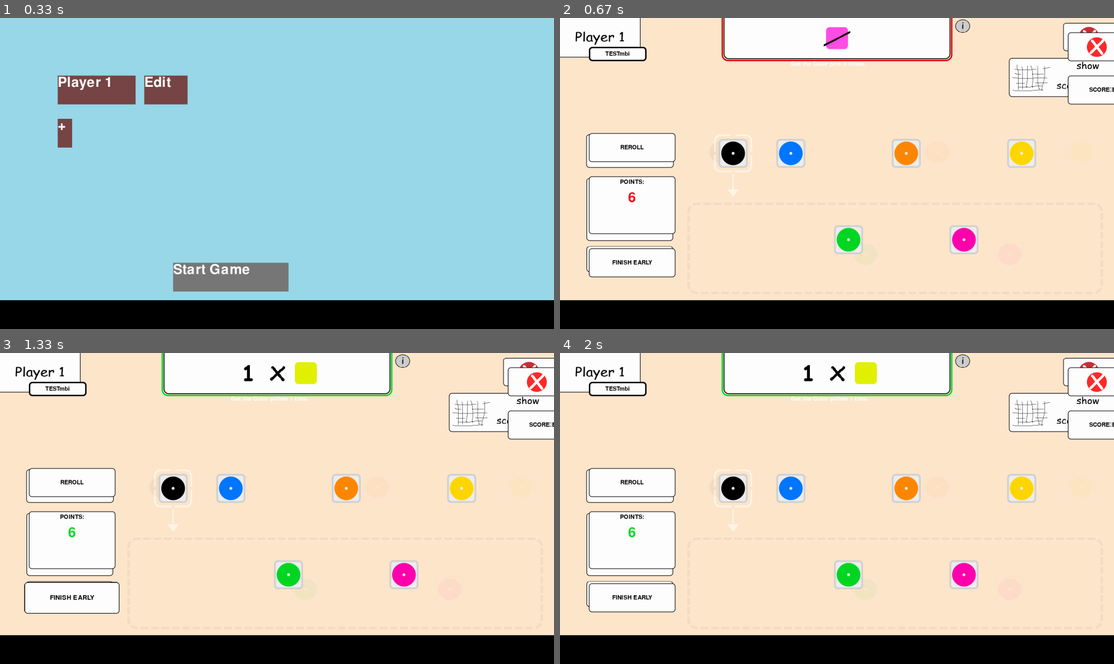
Above: before the commit, frames 1-4 (two rows, left to right).
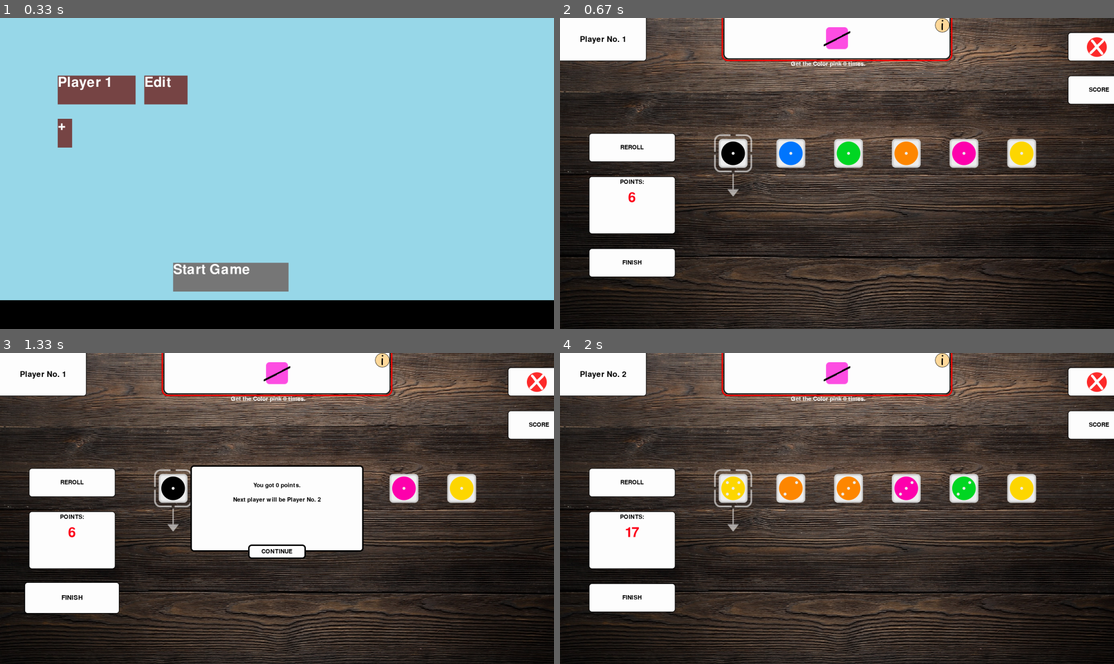
Above: after the commit, the same moments.

Repository: MathiasMeis/PygameKribbeln
Game: pygame game, started from code/mainGameLoop.py
Two runs of this game, one before a commit and one after it. Both use one fixed random seed, a clock stepped at 60 frames per second and the inputs below.
Inputs (mouse positions are in pixels of both pictures, inside the frame that each line leads up to):
- Up to frame 1 (0.33 s): no input
- Up to frame 2 (0.67 s): click "Start Game" at 0.38 s
- Up to frame 3 (1.33 s): click "POINTS:" at 0.78 s; click (72, 598) at 1.2 s, where only the run after the commit has a clickable "FINISH"
- Up to frame 4 (2 s): click (837, 552) at 1.7 s, where only the run after the commit has a clickable "CONTINUE"

Frame 1 is identical in both runs. In frame 2, 81% of the frame differs, in the area x 0-100%, y 0-100%; in frame 3, 82%; in frame 4, 82%.

Commit message:
- Klasse messageBoard überarbeitet, sodass diese nun buttons der Klasse Button verwenden - Messageboard für Taskhinfo ergänzt - playerLabel ergänzt - Aufräumarbeiten in mainScreen

Diff:
--- a/code/button.py
+++ b/code/button.py
@@ -3,14 +3,8 @@
 import os.path
 
 class Button:
-    pygame.font.init()
-    bigFont  = pygame.font.SysFont("comicsans", 50)
-    mediumFont  = pygame.font.SysFont("comicsans", 30)
-    smallFont  = pygame.font.SysFont("comicsans", 20)
 
-
-
-    def __init__(self, xCoordinate : int, yCoordinate : int, width : int, height : int, label : str, imageName : str = "buttonWhite" , color = (0,0,0), scale : float = 1, fontSize : str = 30):
+    def __init__(self, xCoordinate : int, yCoordinate : int, width : int, height : int, label : str, imageName : str = "buttonWhite" , color = (0,0,0), fontSize : str = 30):
         self.xCoordinate : int = xCoordinate
         self.yCoordinate : int = yCoordinate
         self.width : int = width
@@ -20,8 +14,6 @@
         self.scale : float = 1.0
         self.imagePath = ImageHelper.getButton(imageName)
         self.fontSize : int = fontSize
-
-
 
     def draw(self, display) -> None:
         halfScale : float = (self.scale/2) - 0.5
@@ -36,9 +28,6 @@
         yCentering : int = (self.height/2) - (buttonLabel.get_height() /2)
         display.blit(buttonLabel, [self.xCoordinate+xCentering,self.yCoordinate+yCentering])
 
-        #display.blit(pygame.image.load(os.path.join(self.imagePath)),(self.xCoordinate, self.yCoordinate))
-
-
     def mouseIsIn(self, xCoord : int, yCoord : int) -> bool:
         if (self.xCoordinate-(self.width*(self.scale-1)) <= xCoord <= self.xCoordinate+(self.width*(self.scale))):
             if(self.yCoordinate-(self.height*(self.scale-1)) <= yCoord <= self.yCoordinate+(self.height*(self.scale))):
--- a/code/dice.py
+++ b/code/dice.py
@@ -12,7 +12,7 @@
         self.diePink : Die = Die(Color.PINK, Color.BLACK, Color.GREEN, Color.BLUE, Color.ORANGE, Color.YELLOW)
         self.dieYellow : Die = Die(Color.YELLOW, Color.PINK, Color.BLACK, Color.GREEN, Color.BLUE, Color.ORANGE)
         self.allDice : list[Die] = [self.dieBlack, self.dieBlue, self.dieGreen, self.dieOrange, self.diePink, self.dieYellow]
-        self.toReroll : list[bool] = [True, True, False, True, False, True]
+        self.toReroll : list[bool] = [True, True, True, True, True, True]
         self.total = 0
 
     def getValues(self) -> int:
@@ -66,5 +66,9 @@
 
         return instanceNumbers
 
+
+    def enableAllDice(self):
+        self.toReroll = [True, True, True, True, True, True]
+
     def show(self): #only for testing purpose, delete later
         print(self.dieBlack.show(), self.dieBlue.show(), self.dieGreen.show(), self.dieOrange.show(), self.diePink.show(), self.dieYellow.show())
--- a/code/game.py
+++ b/code/game.py
@@ -1,57 +1,50 @@
 from dice import Dice
 from scoreBoard import ScoreBoard
-from gameSetup import GameSetup
 from gamestate import GameState
+from player import Player
 
 
 class Game:
     playingDice : Dice = Dice()
     scoreBoard : ScoreBoard = ScoreBoard()
+    players : list[Player] = [Player("Player No. 1"), Player("Player No. 2")]
+    numberOfPlayers : int = 2
     currentPlayerIndex : int = 0 #ggfs def dafür
     currentRound : int = 0
     currentState : GameState = GameState.STARTING
-
-    def start():
-        print("Let's go")
-
-    def showCurrentTask():
-        print(Game.scoreBoard.tasks[Game.currentRound].getInfo())
-
-    def enableAll():
-        Game.playingDice.toReroll = [True, True, True, True, True, True]
+    remainingRorolls : int = 2
 
 
-def nextRound():
-    if (Game.currentRound < len(ScoreBoard.tasks)):
-        Game.currentRound += 1
-    # end of game
+
+    def nextRound():
+        if (Game.currentRound < len(ScoreBoard.tasks)):
+            Game.currentRound += 1
+        # end of game
 
 
-def nextPlayer():
-    setPoints()
-    if (Game.currentPlayerIndex<GameSetup.numberOfPlayers -1):
-        Game.currentPlayerIndex += 1
-    else:
-        Game.currentPlayerIndex = 0
-        Game.nextRound()
+    def nextPlayer():
+        #Game.setPoints()
+        if (Game.currentPlayerIndex<Game.numberOfPlayers -1):
+            Game.currentPlayerIndex += 1
+        else:
+            Game.currentPlayerIndex = 0
+            Game.nextRound()
+        Game.remainingRorolls = 2
+        Game.playingDice.enableAllDice()
+        Game.playingDice.reroll()
 
-def setPoints():
-    ScoreBoard.setPoints(Game.playingDice, Game.currentPlayerIndex, Game.currentRound)
+    def setPoints():
+        ScoreBoard.setPoints(Game.playingDice, Game.currentPlayerIndex, Game.currentRound)
 
 
-#print(Game.playingDice.getValues())
-##print(Game.playingDice.dieBlack.currentSide.getColor().name)
+    def getResultingPoints() -> int:
+        if(ScoreBoard.tasks[Game.currentRound].isCompleted(Game.playingDice)):
+            return Game.playingDice.getValues()
+        else:
+            return 0
 
-#print("this is game")
-#enableAll()
-#Game.playingDice.show()
-#Game.playingDice.reroll()
-#Game.playingDice.show()
-#Game.playingDice.toReroll = [True, True, True, False, False, False]
-#Game.playingDice.reroll()
-#Game.playingDice.show()
-
-
-#print(Game.playingDice.dieBlack.currentSide.getColor().name)
-
-#print(Game.playingDice.getValues())
+    def getNextPlayerName() -> str:
+        index = Game.currentPlayerIndex + 1
+        if index >= Game.numberOfPlayers:
+            index = 0
+        return Game.players[index].getName()
--- a/code/mainScreen.py
+++ b/code/mainScreen.py
@@ -6,46 +6,38 @@
 from diceRerollHandler import DiceRerollHandler
 from imageHelper import ImageHelper
 from button import Button
-
-from startingScreen import StartingScreen
 from messageBoard import MessageBoard
 
 class MainScreen:
+    taskInfoMessageBoard : MessageBoard
+    quitMessageBoard : MessageBoard = MessageBoard(["Do you want to quit?"], hasButton=True, buttonText="QUIT", buttonFontColor=(255,255,255), buttenImageName="buttonRed")
+    nextTurnMessageBoard : MessageBoard = MessageBoard([f"You got {Game.getResultingPoints()} points.",f"Next player will be {Game.getNextPlayerName()}"], hasCloseButton=False, hasButton=True, buttonText="CONTINUE")
+    #Hier wird der ui stuff für das Würfel
 
-    quitMessageBoard : MessageBoard = MessageBoard("Do you want to quit?", "QUIT", "CANCEL", True)
-    #Hier wird der ui stuff für das Würfel
-    throwButtonPos = [300, 800, 200, 100]
-    throwLabelPos = [340,800]
-    turnButtonPos = [600, 800, 350, 100]
-    turnLabelPos = [620,800]
-    closeButtonPos = [1800, 50, 100, 100]
-    closeLabelPos = [1825,50]
-    scoreButtonPos = [1700, 550, 200, 100]
-    scoreLabelPos = [1700,550]
     isShowScoreBoard : bool = False
     isShowQuitMessageBoard : bool = False
+    isShowTaskInfo : bool = False
+    isShowNextTurnMessageBoard : bool = False
 
     pygame.font.init()
     font  = pygame.font.SysFont("comicsans", 70)
     smallFont  = pygame.font.SysFont("comicsans", 30)
-    throwLabel = font.render("Roll", 1, (255, 255, 255))
-    turnLabel = font.render("New Turn", 1, (255, 255, 255))
-    closeLabel = font.render("X", 1, (255, 255, 255))
-    scoreLabel = font.render("Score", 1, (255, 255, 255))
-    testButton : Button = Button(100,100,200,50,"TESTmbi")
+
+    taskInfoButton : Button = Button(1300,0,50,50," ", imageName="taskInfo")
     rerollButton : Button = Button(100,400,300,100,"REROLL",imageName="300x100White")
-    finishButton : Button = Button(100,800,300,100,"FINISH EARLY",imageName="300x100White")
+    finishButton : Button = Button(100,800,300,100,"FINISH",imageName="300x100White")
     quitButton : Button = Button(1760,50,300,100," ",imageName="300x100Quit")
-    scoreBoardButton : Button = Button(1760,200,300,100,"SCORE\nBOARD",imageName="300x100White")
+    scoreBoardButton : Button = Button(1760,200,300,100,"SCORE              ",imageName="300x100White")
 
-    size = weight, height = 1920, 980 # 1920, 1080
-    background = pygame.transform.scale(pygame.image.load(ImageHelper.getBackground("concept")), size)
+    size = weight, height = 1920, 1080
+    background = pygame.transform.scale(pygame.image.load(ImageHelper.getBackground("table")), size)
 
     def mightBeDieStateChange(x,y) -> bool:
         if():
             return True
         else:
             return False
+
 
     def drawPointsLabel(display):
         display.blit(pygame.image.load(os.path.join(ImageHelper.getButton("300x200White"))),(100, 550))
@@ -65,7 +57,6 @@
         display.blit(pointsLabel, [100+centering,600])
 
     def drawDice(display,mouse):
-        MainScreen.testButton.draw(display)
         MainScreen.drawDices(display)
         MainScreen.drawDiceHover(display,mouse)
 
@@ -86,7 +77,7 @@
         taskLabel = MainScreen.smallFont.render(ScoreBoard.tasks[Game.currentRound].getInfo(), 1, (255, 255, 255))
         display.blit(taskLabel, [800,150])
 
-    def drawTaskIcon(display): #TODO default x,y anpassen, breite des icons berücksichtigen(in Task funktion anbieten)
+    def drawTaskIcon(display):
         paths : list[str] = ScoreBoard.tasks[Game.currentRound].getIconPaths()
         dev : list[int] = ScoreBoard.tasks[Game.currentRound].getIconDeviations()
         iconWidth : int = ScoreBoard.tasks[Game.currentRound].getIconWidth()
@@ -96,34 +87,14 @@
             hight : int = 2*OGpic.get_height()
             pic = pygame.transform.scale(OGpic,(width,hight))
             display.blit(pic,((960-iconWidth)+2*dev[i], 20))
-            #display.blit(pygame.image.load(os.path.join(paths[i])),(870+dev[i], 50))
 
     def drawCurrentPlayerLabel(display):
-        cFont  = pygame.font.SysFont("comicsans", 30)
-        playerLabel = cFont.render(StartingScreen.players[0].getName(), 1, (255, 255, 255))
-        display.blit(playerLabel, [10,10])
-        #display.blit(pygame.image.load(os.path.join(ImageHelper.getTaskTable())),(560, -50))
-
-    def drawMessageBoard(display):
-        message : str = MainScreen.smallFont.render(MainScreen.quitMessageBoard.message, 1, (0, 0, 0))
-        baseX : int = 660
-        baseY : int = 390
-        buttonLabels : list[str] = MainScreen.quitMessageBoard.getButtonLabels()
-        buttonDeviation : list[int] = MainScreen.quitMessageBoard.getIconDeviation()
-        buttonIconPath : list[str] = MainScreen.quitMessageBoard.getIconPaths()
-
-        display.blit(pygame.image.load(os.path.join(ImageHelper.getMessageBoardIcon())),(baseX, baseY))
-        display.blit(message, [baseX+20,baseY+50])
-        for i in range(MainScreen.quitMessageBoard.getNumberOfButtons()):
-            display.blit(pygame.image.load(os.path.join(buttonIconPath[i])),(baseX+200+buttonDeviation[i], baseY+275))
-            if(i == 0 and MainScreen.quitMessageBoard.firstButtonIsRed):
-                buttonLabel = MainScreen.smallFont.render(buttonLabels[i], 1, (255, 255, 255))
-            else:
-                buttonLabel = MainScreen.smallFont.render(buttonLabels[i], 1, (0, 0, 0))
-
-            centering : int = 100 - (buttonLabel.get_width() /2)
-            display.blit(buttonLabel, [baseX+200+buttonDeviation[i]+centering,baseY+275])
-
+        display.blit(pygame.image.load(os.path.join(ImageHelper.getImage("labels", "playerLabel"))),(0, 0))
+        cFont  = pygame.font.SysFont("comicsans", 40)
+        playerLabel = cFont.render(Game.players[Game.currentPlayerIndex].getName(), 1, (0, 0, 0))
+        xCentering : int = 150 - (playerLabel.get_width() /2)
+        yCentering : int = 75 - (playerLabel.get_height() /2)
+        display.blit(playerLabel, [xCentering,yCentering])
 
 
     def drawTaskTable(display): # Final
@@ -131,39 +102,44 @@
             display.blit(pygame.image.load(os.path.join(ImageHelper.getCompletionIndicator(isCompleted))),(560, -50))
             display.blit(pygame.image.load(os.path.join(ImageHelper.getTaskTable())),(560, -50))
 
-    def isQuitInQuitMessageBoard(mouseX,mouseY):
-        if (710 <= mouseX <= 910):
-            if(665 <= mouseY <= 715):
-                return True
-        else: return False
 
-    def isCancelInQuitMessageBoard(mouseX,mouseY):
-        if (1010 <= mouseX <= 1210):
-            if(665 <= mouseY <= 715):
-                return True
-        else: return False
 
     def on_event(event):
         if(MainScreen.isShowQuitMessageBoard):
             if event.type == pygame.MOUSEBUTTONDOWN:
                 mouse = pygame.mouse.get_pos()
-                if MainScreen.isQuitInQuitMessageBoard(mouse[0],mouse[1]):
+                if MainScreen.quitMessageBoard.checkForMouseLocationOnCloseButton(mouse[0], mouse[1]):
+                    MainScreen.isShowQuitMessageBoard = False
+                if MainScreen.quitMessageBoard.checkForMouseLocationOnButton(mouse[0], mouse[1]):
                     pygame.quit()
-                if MainScreen.isCancelInQuitMessageBoard(mouse[0],mouse[1]):
-                    MainScreen.isShowQuitMessageBoard = False
         elif(MainScreen.isShowScoreBoard):
             pass
-        elif(False):
-            pass #playerswitchmessageboard
+        elif(MainScreen.isShowTaskInfo):
+            if event.type == pygame.MOUSEBUTTONDOWN:
+                mouse = pygame.mouse.get_pos()
+                if MainScreen.quitMessageBoard.checkForMouseLocationOnCloseButton(mouse[0], mouse[1]):
+                    MainScreen.isShowTaskInfo = False
+        elif(MainScreen.isShowNextTurnMessageBoard):
+            if event.type == pygame.MOUSEBUTTONDOWN:
+                mouse = pygame.mouse.get_pos()
+                if MainScreen.nextTurnMessageBoard.checkForMouseLocationOnCloseButton(mouse[0], mouse[1]):
+                    MainScreen.isShowNextTurnMessageBoard = False
+                if MainScreen.nextTurnMessageBoard.checkForMouseLocationOnButton(mouse[0], mouse[1]):
+                    Game.nextPlayer()
+                    MainScreen.isShowNextTurnMessageBoard = False
         else:
             if event.type == pygame.MOUSEBUTTONDOWN:
                 mouse = pygame.mouse.get_pos()
                 if(MainScreen.rerollButton.mouseIsIn(mouse[0],mouse[1])):
                     Game.playingDice.reroll()
-                if MainScreen.testButton.mouseIsIn(mouse[0],mouse[1]):
+                if MainScreen.taskInfoButton.mouseIsIn(mouse[0],mouse[1]):
+                    # TODO getInfo umschreiben
+                    MainScreen.taskInfoMessageBoard = MessageBoard([ScoreBoard.tasks[Game.currentRound].getInfo()])
+                    MainScreen.isShowTaskInfo = True
                     print("HI")
                 if(MainScreen.finishButton.mouseIsIn(mouse[0],mouse[1])):
-                    Game.currentRound += 1
+                    MainScreen.nextTurnMessageBoard = MessageBoard([f"You got {Game.getResultingPoints()} points.",f"Next player will be {Game.getNextPlayerName()}"], hasCloseButton=False, hasButton=True, buttonText="CONTINUE")
+                    MainScreen.isShowNextTurnMessageBoard = True
                 if (MainScreen.quitButton.mouseIsIn(mouse[0], mouse [1])):
                     MainScreen.isShowQuitMessageBoard = True
                 if DiceRerollHandler.setIndexWithMouse(mouse):
@@ -176,11 +152,14 @@
     def on_loop(display):
         display.blit(MainScreen.background, (0,0))
         mouse = pygame.mouse.get_pos()
+        MainScreen.drawCurrentPlayerLabel(display)
         MainScreen.drawDice(display,mouse)
         MainScreen.drawTaskTable(display)
         MainScreen.drawTaskIcon(display)
         MainScreen.drawTask(display)
         MainScreen.drawPointsLabel(display)
+        MainScreen.taskInfoButton.draw(display)
+        MainScreen.taskInfoButton.mouseIsIn(mouse[0], mouse[1])
         MainScreen.quitButton.draw(display)
         MainScreen.quitButton.mouseIsIn(mouse[0], mouse[1])
         MainScreen.scoreBoardButton.draw(display)
@@ -189,8 +168,16 @@
         MainScreen.finishButton.mouseIsIn(mouse[0], mouse[1])
         MainScreen.rerollButton.draw(display)
         MainScreen.rerollButton.mouseIsIn(mouse[0], mouse[1])
-        MainScreen.testButton.mouseIsIn(mouse[0], mouse[1])
+        MainScreen.taskInfoButton.mouseIsIn(mouse[0], mouse[1])
         if(MainScreen.isShowScoreBoard):
             print("Score")
         elif(MainScreen.isShowQuitMessageBoard):
-            MainScreen.drawMessageBoard(display)
+            MainScreen.quitMessageBoard.checkForMouseLocationOnButton(mouse[0], mouse[1])
+            MainScreen.quitMessageBoard.checkForMouseLocationOnCloseButton(mouse[0], mouse[1])
+            MainScreen.quitMessageBoard.draw(display)
+        elif(MainScreen.isShowNextTurnMessageBoard):
+            MainScreen.nextTurnMessageBoard.checkForMouseLocationOnButton(mouse[0], mouse[1])
+            MainScreen.nextTurnMessageBoard.draw(display)
+        elif(MainScreen.isShowTaskInfo):
+            MainScreen.taskInfoMessageBoard.checkForMouseLocationOnCloseButton(mouse[0], mouse[1])
+            MainScreen.taskInfoMessageBoard.draw(display)
--- a/code/messageBoard.py
+++ b/code/messageBoard.py
@@ -1,44 +1,57 @@
 
 from imageHelper import ImageHelper
+from button import Button
+import pygame
+import os.path
+
+class MessageBoard:
+    xCoordinate = 660
+    yCoordinate = 390
+    width = 600
+    height = 300
+    pygame.font.init()
+    font  = pygame.font.SysFont("comicsans", 70)
 
 
-class MessageBoard:
+    def __init__(self, messages : list[str], hasCloseButton : bool = True, hasButton : bool = False, buttonText : str = " ", buttonFontColor = (0,0,0), buttenImageName : str = "buttonWhite"):
+        self.messages : list[str] = messages
+        self.hasButton : bool = hasButton
+        self.button1 : Button = None
+        self.hasCloseButton : bool = hasCloseButton
+        self.closeButton : Button = None
+
+        if(self.hasButton == True):
+            self.button1 : Button = Button(MessageBoard.xCoordinate+200, MessageBoard.yCoordinate+275, 200, 50, buttonText, imageName=buttenImageName, color=buttonFontColor)
+
+        if(self.hasCloseButton == True):
+            self.closeButton : Button = Button(MessageBoard.xCoordinate+550, MessageBoard.yCoordinate, 50, 50, "", imageName="close")
 
 
-    def __init__(self, message : str, button1 : str, button2 : str = None, firstInRed : bool = False):
-        self.message : str = message
-        self.firstButton : str = button1
-        self.secondButton : str = button2
-        self.firstButtonIsRed : bool = firstInRed
-        self.onlyOneButton : bool = False
-        if(self.secondButton == None):
-            self.onlyOneButton = True
+    def draw(self, display):
+        display.blit(pygame.image.load(os.path.join(ImageHelper.getMessageBoardIcon())),(MessageBoard.xCoordinate, MessageBoard.yCoordinate))
 
-    def getIconPaths(self) -> list[str]:
-        paths : list[str] = []
-        if(self.firstButtonIsRed):
-            paths.append(ImageHelper.getRedButton())
+        for i in range(len(self.messages)):
+            pygame.font.init()
+            messageFont  = pygame.font.SysFont("comicsans", 30)
+            meassageLabel = messageFont.render(self.messages[i], 1, (0,0,0))
+            centering : int = (self.width/2) - (meassageLabel.get_width() /2)
+            deviation : int = 50*i
+            display.blit(meassageLabel, [self.xCoordinate+centering,450+deviation])
+        if(self.hasButton):
+            self.button1.draw(display)
+
+        if(self.hasCloseButton):
+            self.closeButton.draw(display)
+
+
+    def checkForMouseLocationOnButton(self, xCoord, yCoord):
+        if (self.hasButton):
+            return self.button1.mouseIsIn(xCoord, yCoord)
         else:
-            paths.append(ImageHelper.getWhiteButton())
-        if(not self.onlyOneButton):
-            paths.append(ImageHelper.getWhiteButton())
-        return paths
+            return False
 
-    def getIconDeviation(self) -> list[int]:
-        if(self.onlyOneButton):
-            return [0]
+    def checkForMouseLocationOnCloseButton(self, xCoord, yCoord):
+        if (self.hasCloseButton):
+            return self.closeButton.mouseIsIn(xCoord, yCoord)
         else:
-            return [-150,150]
-
-    def getButtonLabels(self) -> list[str]:
-        labels : list[str] = []
-        labels.append(self.firstButton)
-        if(not self.onlyOneButton):
-            labels.append(self.secondButton)
-        return labels
-
-    def getNumberOfButtons(self) -> int:
-        if(self.secondButton == None):
-            return 1
-        else:
-            return 2
+            return False
--- a/code/scoreBoard.py
+++ b/code/scoreBoard.py
@@ -14,6 +14,7 @@
     tasks : list[Task] = TaskHelper.getEveryTask()
     playerindex : int = -1
     points : list[list[int]]
+    resultingPoints : list[list[int]]
 
 
 
--- a/code/startingScreen.py
+++ b/code/startingScreen.py
@@ -93,7 +93,7 @@
             display.blit(playerLabel,[x,y,xL,yL])
 
     def drawMessageBoard(display):
-        message : str = StartingScreen.smallFont.render(StartingScreen.quitMessageBoard.message, 1, (0, 0, 0))
+        message : str = StartingScreen.smallFont.render(StartingScreen.quitMessageBoard.messages, 1, (0, 0, 0))
         baseX : int = 660
         baseY : int = 390
         buttonLabels : list[str] = StartingScreen.quitMessageBoard.getButtonLabels()
Not shown, changed: code/TODO.txt
Binary file added: graphics/background/table.png
Binary file added: graphics/buttons/close.png
Binary file added: graphics/buttons/taskInfo.png
Binary file added: graphics/labels/playerLabel.png
